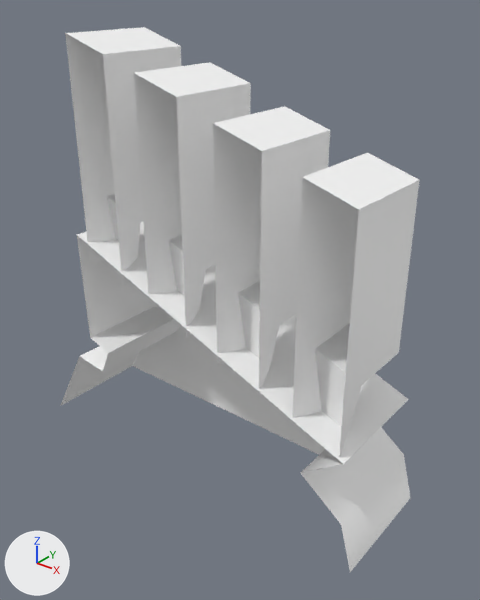
One commit to the FBX model ART/Foreground/BPipes.fbx: the scene before it, then after it.
Camera for both pictures: a 50 mm camera at (1.33, -1.62, 1.24) aimed at (-0.01, 0.05, 0.2). Lighting does not change. The marker at lower left points along +X, +Y and +Z. Where no turn or scale is listed for an object, it has been applied to the vertices.

Objects in the first picture: 'BPipes'.
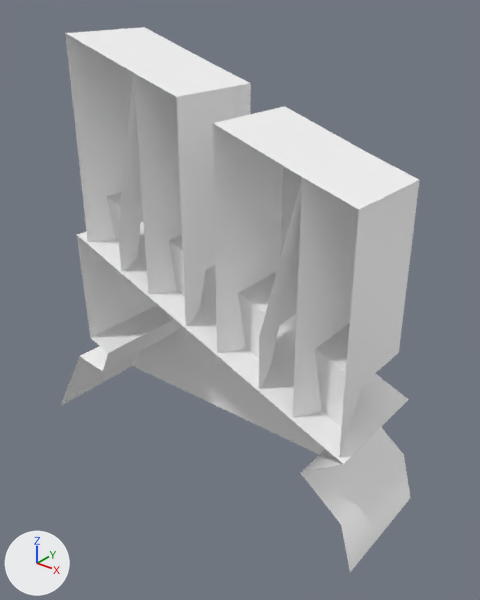
What differs and where, as boxes [x1, y1, x2, y2] in the pictures (480 x 600 px; the box of a moved part takes in the faces that stretch with it):
part 1 of me_mesh, moved or reshaped
    before: [213, 106, 330, 337]
    after: [213, 106, 368, 337]
part 2 of me_mesh, moved or reshaped
    before: [66, 27, 181, 230]
    after: [66, 27, 209, 230]

Edits to the bpy script that builds the scene:
```text
Change me_mesh:
    used by ob_bpipes; location = (0.0, 0.0, 0.0)
    verts and faces of me_mesh; kept vertices keep their numbers, new ones are numbered from 84
    before: 72 (-0.37, 0.17, 1.02) at pixel (180, 45), 74 (-0.37, -0.18, 1.02) at pixel (102, 54), 77 (-0.37, -0.02, 1.02) at pixel (139, 50)
    remove me_mesh.from_pydata(...)  # 84 vertices, 58 faces; spans x -0.85..0.64, y -0.19..0.25, z -0.49..1.08
    add me_mesh.from_pydata(...)  # 83 vertices, 58 faces; spans x -0.85..0.64, y -0.19..0.25, z -0.49..1.08
    me_mesh part 1
    3 vertices are removed from x 0.25, y -0.18..0.17, z 0.81
    5 faces are deleted
    2 vertices are added at (0.38, 0.17, 0.76), (0.38, -0.18, 0.76)
    5 new faces join them
    me_mesh part 2
    add for i in [72, 74, 77]: verts[i] += (0.13, 0.0, -0.04)
```
